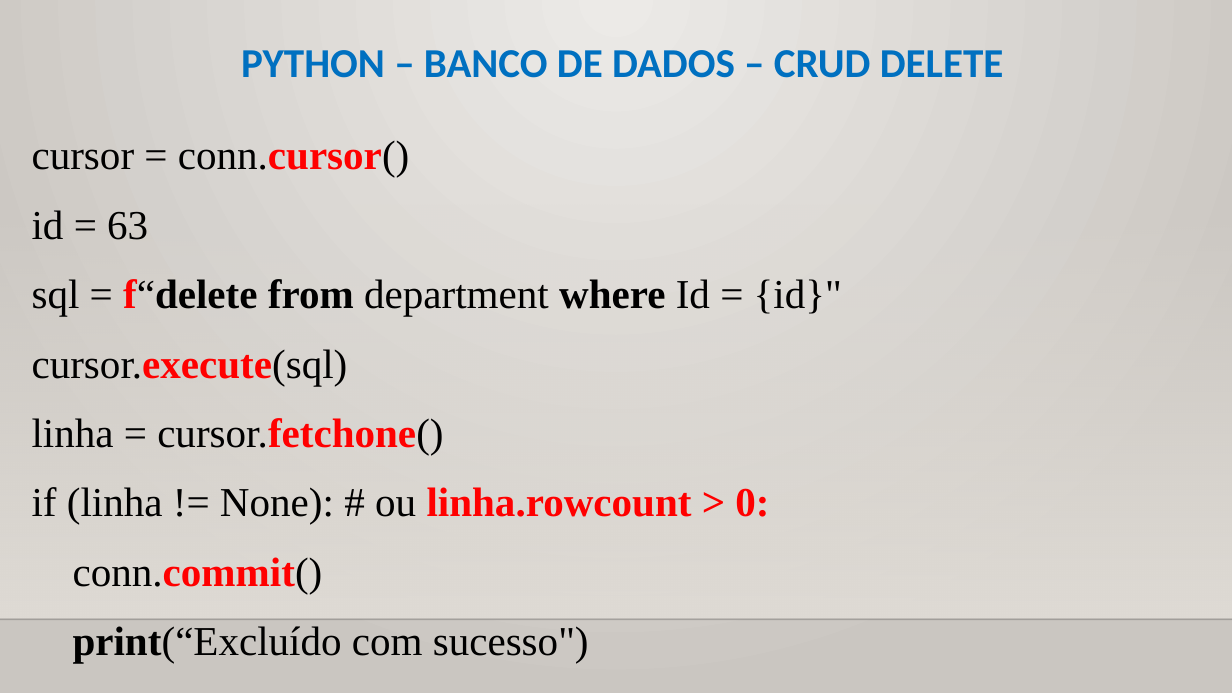
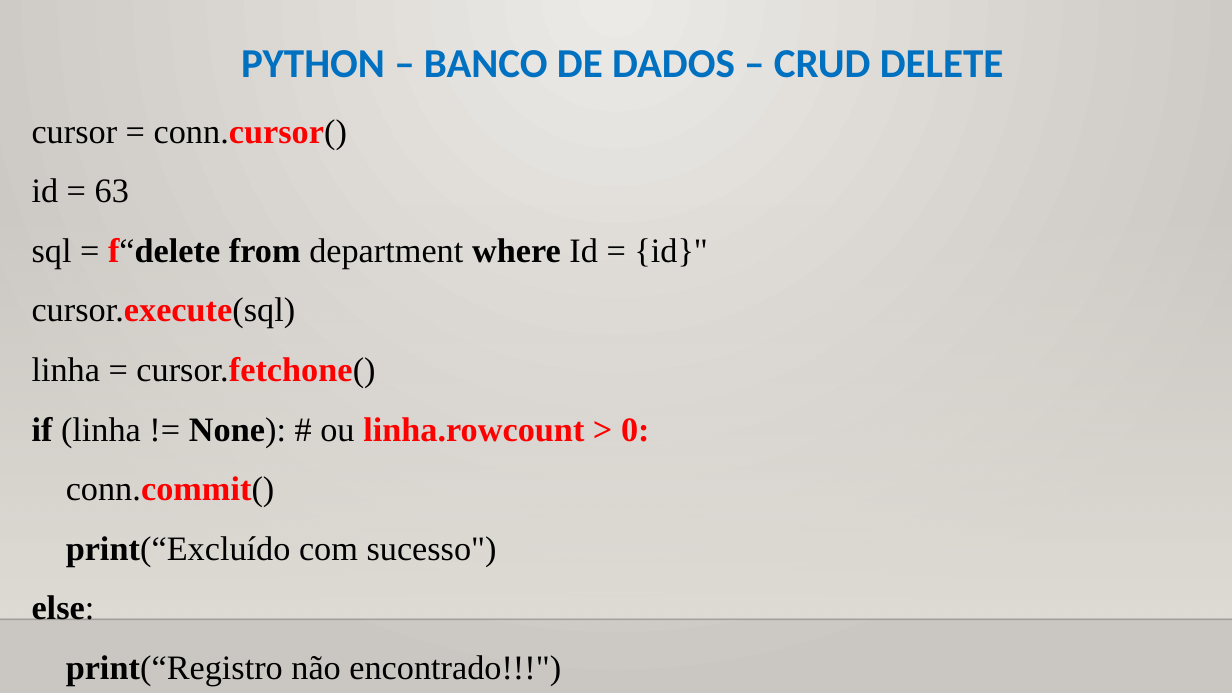
Before and after one commit to CloudEducationBrazil/WydenUniRuyPythonRAD, a slide deck: slide 11 of 01 Classes/Aula 12, 13 RAD Python - Banco de Dados.pptx. Drawn at 1232x693 pixels with LibreOffice and Linux fonts; fonts in the diff are those of the drawing; background and template pictures are left out. Boxes give left, top, right and bottom in pixels: in the first picture for what was removed or moved away, otherwise in the second. Text is boxed around its words. In the diff, an @@ line names an element or a change of style, - is before the commit and + after.

Commit message:
Ajuste Aula Python RAD 29maio2023

```diff
--- a/01 Classes/Aula 12, 13 RAD Python - Banco de Dados.pptx
+++ b/01 Classes/Aula 12, 13 RAD Python - Banco de Dados.pptx
@@ text "cursor = conn.cursor()": place and size @@
-text "cursor = conn.cursor()" at box(32, 141, 842, 663)
+text "cursor = conn.cursor()" at box(32, 119, 707, 686)
@@ text at box(32, 119, 707, 567): size 24 to 20 pt in "cursor = conn.cursor()", "id = 63", "sql = f“delete from department where Id ...", "cursor.execute(sql)" and 4 more places; bold on in "if None):" @@
@@ text at box(32, 595, 561, 686): paragraphs added @@
+else:
+print(“Registro não encontrado!!!")
```
Also in this commit, not shown: 3 other slides changed.
